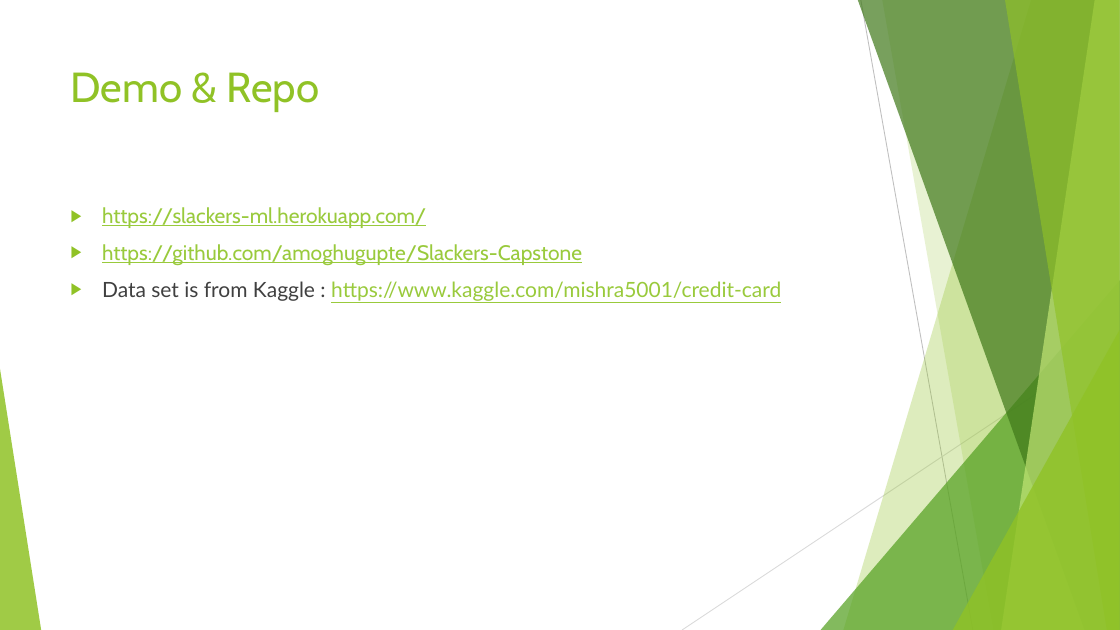
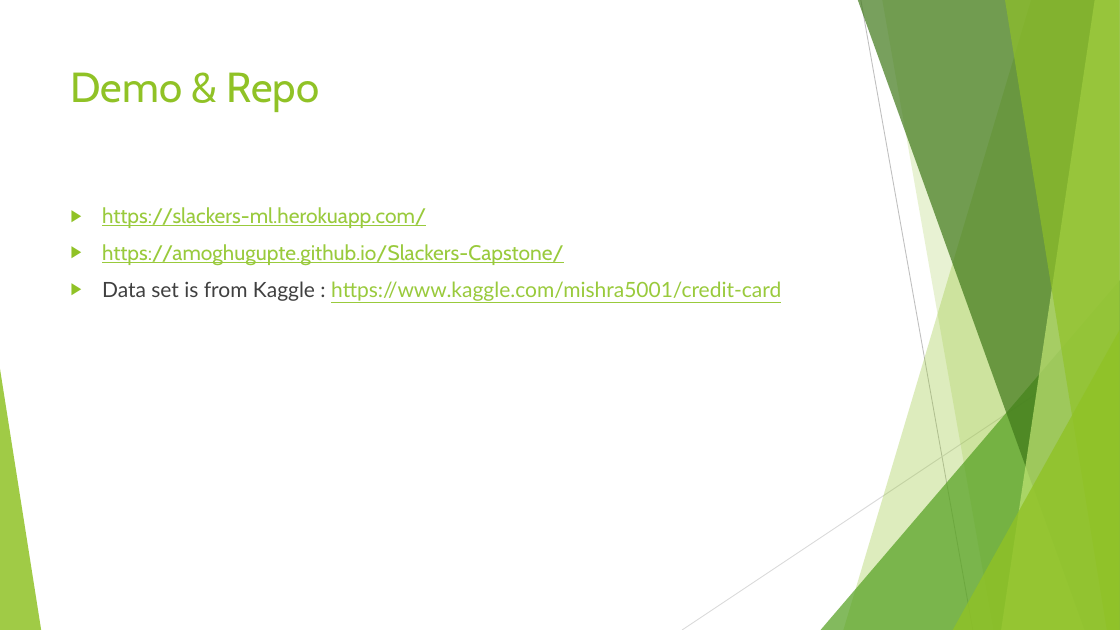
Before and after one commit to amoghugupte/Slackers-Capstone, a slide deck: slide 9 of Credit Default detector_v6.pptx. Drawn at 1120x630 pixels with LibreOffice and Linux fonts; fonts in the diff are those of the drawing. Boxes give left, top, right and bottom in pixels: in the first picture for what was removed or moved away, otherwise in the second. Text is boxed around its words. In the diff, an @@ line names an element or a change of style, - is before the commit and + after.

Commit message:
modified the ppt

```diff
--- a/Credit Default detector_v6.pptx
+++ b/Credit Default detector_v6.pptx
@@ text at [102,244,564,266]: text changed @@
-▶ https://github.com/amoghugupte/Slackers-Capstone
+▶ https://amoghugupte.github.io/Slackers-Capstone/
```
Also in this commit, not shown: 1 other slide changed, 1 other file.
